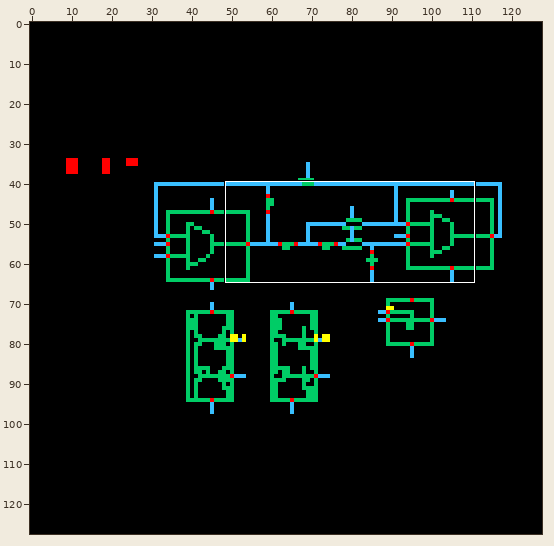
Two versions of one sprite sheet, span_ion/peak_detector_basic3/schematic/thumbnail_128x128.png. The picture above shows the old version from afar; the outline marks the close-up.
Close-up. Before the commit:
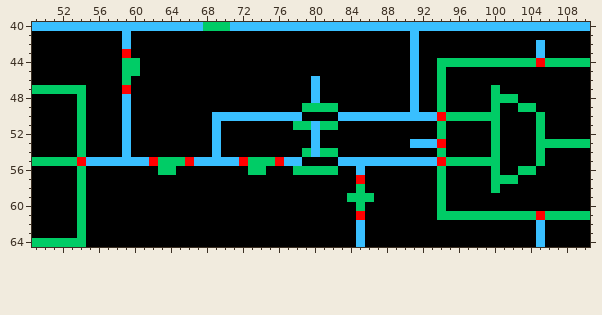
The file is 128x128 pixels. Shown: x 49..110, y 40..64.
After the commit:
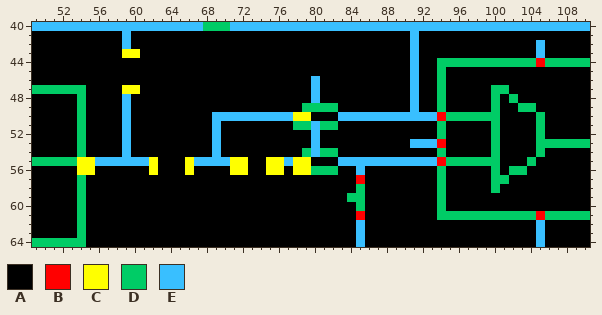
Palette (. is transparent): A #000000  B #ff0000  C #ffff00  D #00cc66  E #39bfff
What changed:
@@ x 49..110 @@
 42 AAAAAAAAAAEAAAAAAAAAAAAAAAAAAAAAAAAAAAAAAAEAAAAAAAAAAAAAEAAAAA
-43 AAAAAAAAAABAAAAAAAAAAAAAAAAAAAAAAAAAAAAAAAEAAAAAAAAAAAAAEAAAAA
-44 AAAAAAAAAADDAAAAAAAAAAAAAAAAAAAAAAAAAAAAAAEAADDDDDDDDDDDBDDDDD
-45 AAAAAAAAAADDAAAAAAAAAAAAAAAAAAAAAAAAAAAAAAEAADAAAAAAAAAAAAAAAA
-46 AAAAAAAAAADAAAAAAAAAAAAAAAAAAAAEAAAAAAAAAAEAADAAAAAAAAAAAAAAAA
-47 DDDDDDAAAABAAAAAAAAAAAAAAAAAAAAEAAAAAAAAAAEAADAAAAADAAAAAAAAAA
-48 AAAAADAAAAEAAAAAAAAAAAAAAAAAAAAEAAAAAAAAAAEAADAAAAADDDAAAAAAAA
+43 AAAAAAAAAACCAAAAAAAAAAAAAAAAAAAAAAAAAAAAAAEAAAAAAAAAAAAAEAAAAA
+44 AAAAAAAAAAAAAAAAAAAAAAAAAAAAAAAAAAAAAAAAAAEAADDDDDDDDDDDBDDDDD
+45 AAAAAAAAAAAAAAAAAAAAAAAAAAAAAAAAAAAAAAAAAAEAADAAAAAAAAAAAAAAAA
+46 AAAAAAAAAAAAAAAAAAAAAAAAAAAAAAAEAAAAAAAAAAEAADAAAAAAAAAAAAAAAA
+47 DDDDDDAAAACCAAAAAAAAAAAAAAAAAAAEAAAAAAAAAAEAADAAAAADDAAAAAAAAA
+48 AAAAADAAAAEAAAAAAAAAAAAAAAAAAAAEAAAAAAAAAAEAADAAAAADADAAAAAAAA
 49 AAAAADAAAAEAAAAAAAAAAAAAAAAAAADDDDAAAAAAAAEAADAAAAADAADDAAAAAA
-50 AAAAADAAAAEAAAAAAAAAEEEEEEEEEEAAAAEEEEEEEEEEEBDDDDDDAAAADAAAAA
+50 AAAAADAAAAEAAAAAAAAAEEEEEEEEECCAAAEEEEEEEEEEEBDDDDDDAAAADAAAAA
 51 AAAAADAAAAEAAAAAAAAAEAAAAAAAADDEDDAAAAAAAAAAADAAAAADAAAADAAAAA
@@ x 49..110 @@
 54 AAAAADAAAAEAAAAAAAAAEAAAAAAAAADEDDAAAAAAAAAAADAAAAADAAAADAAAAA
-55 DDDDDBEEEEEEEBDDDBEEEEEBDDDBEEAAAAEEEEEEEEEEEBDDDDDDAAAADAAAAA
-56 AAAAADAAAAAAAADDAAAAAAAADDAAADDDDDAAEAAAAAAAADAAAAADAADDAAAAAA
-57 AAAAADAAAAAAAAAAAAAAAAAAAAAAAAAAAAAABAAAAAAAADAAAAADDDAAAAAAAA
+55 DDDDDCCEEEEEECAAACEEEECCAACCECCAAAEEEEEEEEEEEBDDDDDDAAADAAAAAA
+56 AAAAACCAAAAAACAAACAAAACCAACCACCDDDAAEAAAAAAAADAAAAADADDAAAAAAA
+57 AAAAADAAAAAAAAAAAAAAAAAAAAAAAAAAAAAABAAAAAAAADAAAAADDAAAAAAAAA
 58 AAAAADAAAAAAAAAAAAAAAAAAAAAAAAAAAAAADAAAAAAAADAAAAADAAAAAAAAAA
-59 AAAAADAAAAAAAAAAAAAAAAAAAAAAAAAAAAADDDAAAAAAADAAAAAAAAAAAAAAAA
+59 AAAAADAAAAAAAAAAAAAAAAAAAAAAAAAAAAADDAAAAAAAADAAAAAAAAAAAAAAAA
 60 AAAAADAAAAAAAAAAAAAAAAAAAAAAAAAAAAAADAAAAAAAADAAAAAAAAAAAAAAAA
